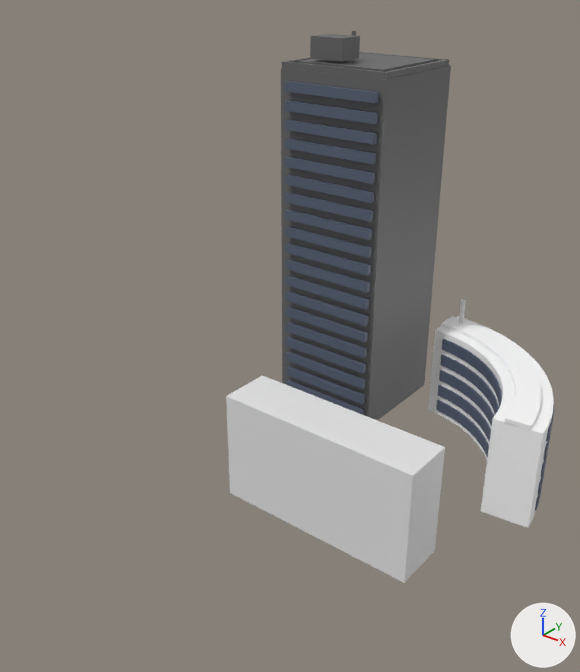
What one commit did to the glTF model run/textures/build/build3.glb.
Before and after are seen from a camera (50 mm lens) standing at (9.47, -13.61, 9.31) and looking at (1.67, -3.86, 3.27). Arrows for +X, +Y and +Z are at lower right; the lights stay in place. Where no turn or scale is listed for an object, it has been applied to the vertices.

The scene before the commit, as lines of its bpy script (objects in view):
```python
me_立方体_003 = bpy.data.meshes.new('立方体.003')
me_立方体_003.from_pydata(...)  # 600 vertices, 1680 faces; spans x 0.95..3.35, y -0.12..2.22, z -0.13..1.67
me_立方体_003.materials.append(mat_マテリアル_007)  # dark blue #566074
me_立方体_009 = bpy.data.meshes.new('立方体.009')
me_立方体_009.from_pydata(...)  # a box spanning x -1.23..1.23, y -1.22..1.22, z -3.7..3.7
me_立方体_009.materials.append(mat_マテリアル_006)  # dark grey #666666
me_立方体_015 = bpy.data.meshes.new('立方体.015')
me_立方体_015.from_pydata(...)  # a box spanning x -1.48..1.48, y -0.53..0.53, z -1.12..1.12
ob_立方体_002 = bpy.data.objects.new('立方体.002', me_立方体_003)
ob_立方体_002.location = (1.25, -1.34, -0.09)
ob_立方体_005 = bpy.data.objects.new('立方体.005', me_立方体_009)
ob_立方体_005.location = (0.12, 0.54, 3.43)
ob_立方体_013 = bpy.data.objects.new('立方体.013', me_立方体_015)
ob_立方体_013.location = (2.32, -3.53, 0.54)
ob_立方体_013.scale = (1.38, 1.0, 1.0)
# also in view: '立方体.004' at (3.63, -0.06, 1.75); '立方体.007' at (0.17, -0.75, 3.43); '立方体.003' at (3.74, 0.05, 0.69); '立方体.008' at (0.12, 0.54, 7.13); '立方体.012' at (0.1, -0.63, 7.18)
```
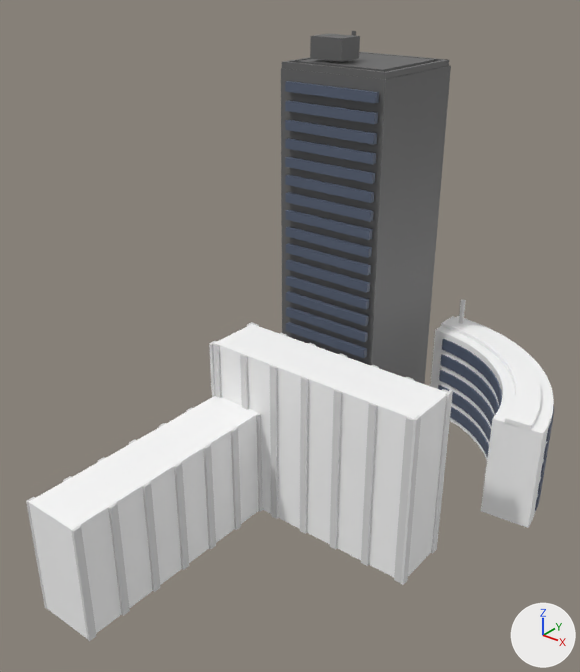
What differs and where, as boxes (x1, y1, x2, y2) in the pictures (580 x 672 px):
'立方体.013', recoloured, moved, turned, rescaled: before (226, 375, 445, 583); after (29, 396, 258, 638)
'立方体.014', added: after (215, 324, 447, 577)
'立方体.015', added: after (212, 343, 414, 583)
'立方体.017', added: after (71, 413, 263, 641)
'立方体.019', added: after (401, 390, 453, 585)
'立方体.020', added: after (26, 407, 192, 609)
'立方体.018', added: after (209, 322, 253, 397)
'立方体.016', added: after (253, 323, 448, 392)

What changed in the scene script:
```text
Change me_立方体_015:
    where me_立方体_015.from_pydata(...)  # 8 vertices, 12 faces; spans x -1.48..1.48, y -0.53..0.53, z -1.12..1.12
    add me_立方体_015.materials.append(mat_マテリアル_016)  # white #ffffff
Change ob_立方体_013:
    ob_立方体_013.location: (2.32, -3.53, 0.54) -> (0.68, -6.21, 0.62)
    ob_立方体_013.rotation_euler: (0.0, 0.0, 0.0) -> (0.0, 0.0, 1.571)  # degrees (0, 0, 0) -> degrees (0, 0, 90)
    ob_立方体_013.scale: (1.38, 1.0, 1.0) -> (1.44, 1.0, 0.964)
Add ob_立方体_020:
    ob_立方体_020 = bpy.data.objects.new('立方体.020', me_立方体_021)  # a box spanning x -0.03..0.03, y -0.07..0.07, z -1.08..1.08; a box spanning x -0.03..0.03, y -0.75..-0.61, z -1.08..1.08; a box spanning x -0.03..0.03, y -1.43..-1.3, z -1.08..1.08; a box spanning x -0.03..0.03, y -2.12..-1.98, z -1.08..1.08; a box spanning x -0.03..0.03, y -2.8..-2.66, z -1.08..1.08; a box spanning x -0.03..0.03, y -3.48..-3.34, z -1.08..1.08; a box spanning x -0.03..0.03, y -4.16..-4.03, z -1.08..1.08; in mat_マテリアル_003 (light grey #dddddd)
    ob_立方体_020.location = (0.14, -4.18, 0.62)
Add ob_立方体_018:
    ob_立方体_018 = bpy.data.objects.new('立方体.018', me_立方体_020)  # a box spanning x -0.03..0.03, y -0.08..0.08, z -1.63..1.63; a box spanning x -0.03..0.03, y -1.1..-0.95, z -1.63..1.63
    ob_立方体_018.location = (0.13, -3.15, 1.16)
Add ob_立方体_019:
    ob_立方体_019 = bpy.data.objects.new('立方体.019', me_立方体_019)  # a box spanning x -0.03..0.03, y -0.07..0.07, z -1.64..1.64; a box spanning x -0.03..0.03, y -1.08..-0.93, z -1.64..1.64
    ob_立方体_019.location = (4.4, -3.14, 1.17)
Add ob_立方体_017:
    ob_立方体_017 = bpy.data.objects.new('立方体.017', me_立方体_018)  # a box spanning x -0.03..0.03, y -0.07..0.07, z -1.08..1.08; a box spanning x -0.03..0.03, y -0.75..-0.61, z -1.08..1.08; a box spanning x -0.03..0.03, y -1.43..-1.3, z -1.08..1.08; a box spanning x -0.03..0.03, y -2.12..-1.98, z -1.08..1.08; a box spanning x -0.03..0.03, y -2.8..-2.66, z -1.08..1.08; a box spanning x -0.03..0.03, y -3.48..-3.34, z -1.08..1.08; a box spanning x -0.03..0.03, y -4.16..-4.03, z -1.08..1.08; in mat_マテリアル_021 (light grey #dddddd)
    ob_立方体_017.location = (1.23, -4.18, 0.62)
Add ob_立方体_016:
    ob_立方体_016 = bpy.data.objects.new('立方体.016', me_立方体_017)  # a box spanning x -0.07..0.07, y -0.03..0.03, z -1.62..1.62; a box spanning x -0.75..-0.61, y -0.03..0.03, z -1.62..1.62; a box spanning x -1.43..-1.3, y -0.03..0.03, z -1.62..1.62; a box spanning x -2.12..-1.98, y -0.03..0.03, z -1.62..1.62; a box spanning x -2.8..-2.66, y -0.03..0.03, z -1.62..1.62; a box spanning x -3.48..-3.34, y -0.03..0.03, z -1.62..1.62; a box spanning x -4.16..-4.03, y -0.03..0.03, z -1.62..1.62; in mat_マテリアル_020 (light grey #dddddd)
    ob_立方体_016.location = (4.31, -3.1, 1.17)
Add ob_立方体_015:
    ob_立方体_015 = bpy.data.objects.new('立方体.015', me_立方体)  # a box spanning x -0.07..0.07, y -0.03..0.03, z -1.62..1.62; a box spanning x -0.75..-0.61, y -0.03..0.03, z -1.62..1.62; a box spanning x -1.43..-1.3, y -0.03..0.03, z -1.62..1.62; a box spanning x -2.12..-1.98, y -0.03..0.03, z -1.62..1.62; a box spanning x -2.8..-2.66, y -0.03..0.03, z -1.62..1.62; a box spanning x -3.48..-3.34, y -0.03..0.03, z -1.62..1.62; a box spanning x -4.16..-4.03, y -0.03..0.03, z -1.62..1.62; in mat_マテリアル_018 (light grey #dddddd)
    ob_立方体_015.location = (4.31, -4.2, 1.17)
Add ob_立方体_014:
    ob_立方体_014 = bpy.data.objects.new('立方体.014', me_立方体_001)  # a box spanning x -2.12..2.12, y -0.53..0.53, z -1.62..1.62; in mat_マテリアル_017 (white #ffffff)
    ob_立方体_014.location = (2.28, -3.65, 1.17)
```
